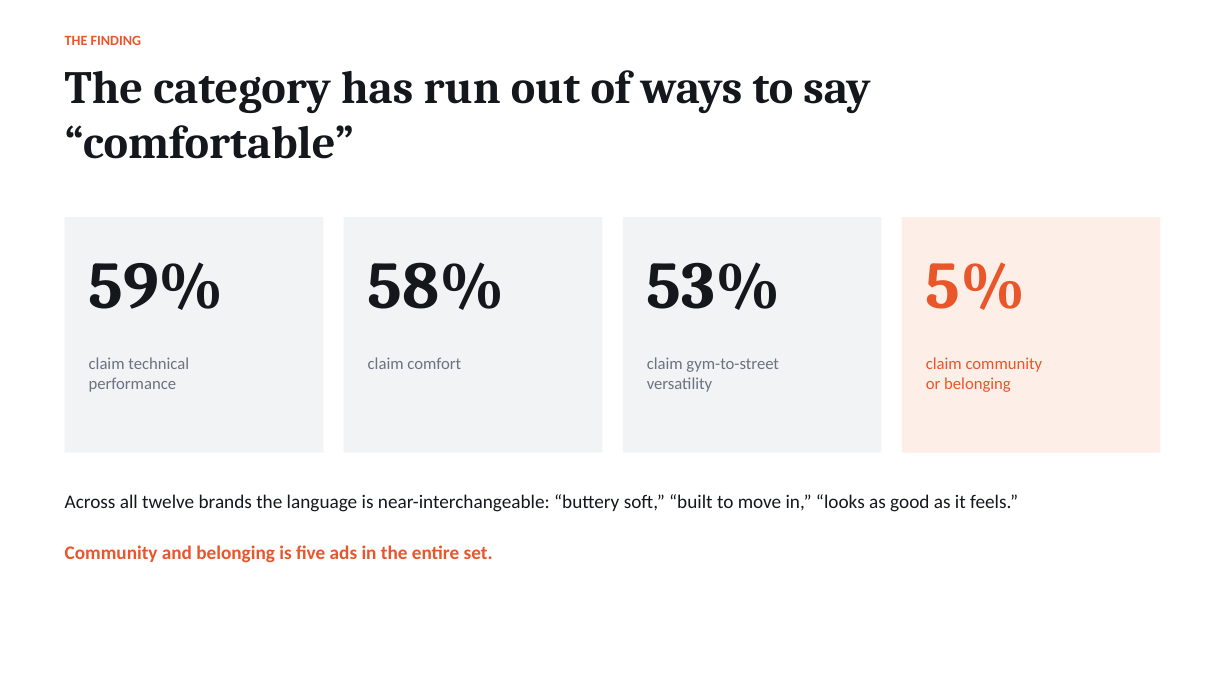
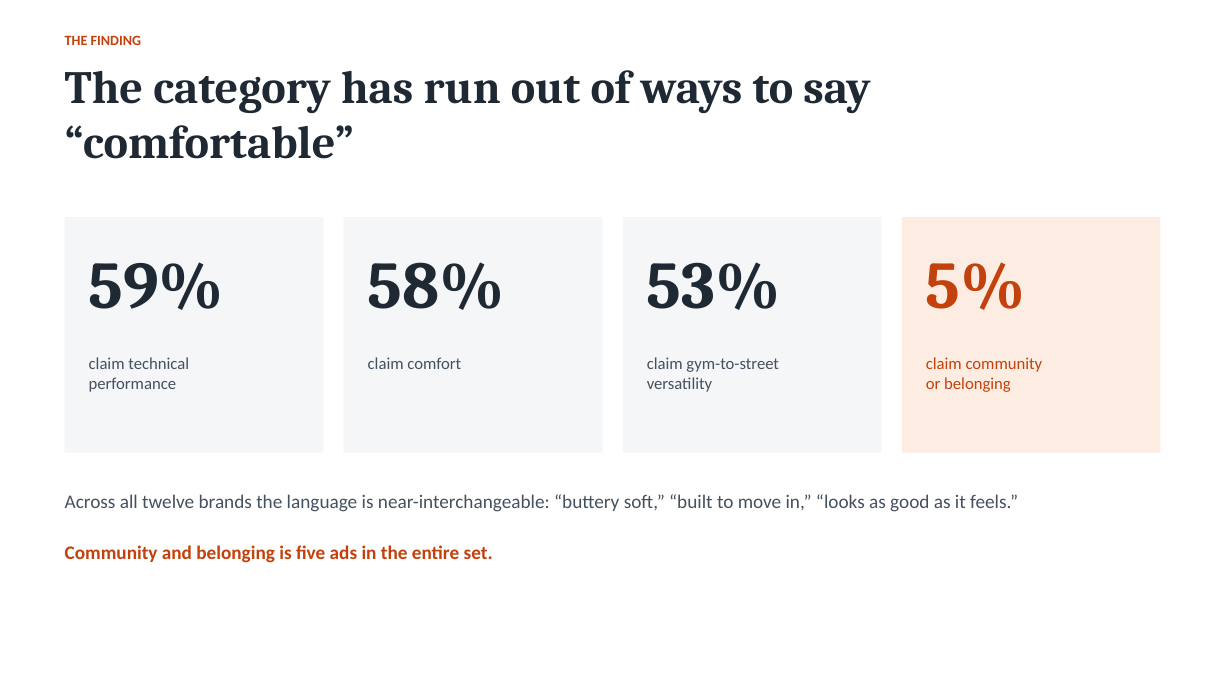
Before and after one commit to spdooley5949/Creative-Teardown-Marketing, a slide deck: slide 2 of output/Dooley_Creative_Teardown_Findings.pptx. Drawn at 1232x693 pixels with LibreOffice and Linux fonts; fonts in the diff are those of the drawing. Boxes give left, top, right and bottom in pixels: in the first picture for what was removed or moved away, otherwise in the second. Text is boxed around its words. In the diff, an @@ line names an element or a change of style, - is before the commit and + after.

```diff
--- a/output/Dooley_Creative_Teardown_Findings.pptx
+++ b/output/Dooley_Creative_Teardown_Findings.pptx
@@ fill #F2F3F5 to #F4F6F8 in 3 elements at box(65, 217, 323, 453), box(344, 217, 603, 453), box(623, 217, 882, 453) @@
@@ rectangle at box(902, 217, 1161, 453): fill #FDEEE8 to #FDECE2 @@
@@ text colour #14181C to #1F2933 in 4 elements at box(65, 70, 870, 159), box(89, 262, 224, 310), box(368, 262, 505, 310), box(647, 262, 781, 310) @@
@@ text colour #6B7280 to #44515F in 3 elements at box(89, 357, 189, 392), box(368, 357, 461, 369), box(647, 357, 779, 392) @@
@@ text "Across all twelve brands the ..." at box(65, 494, 1018, 512): text colour #14181C to #44515F @@
@@ text colour #E8562A to #C2410C in 4 elements at box(65, 35, 142, 45), box(926, 262, 1026, 310), box(926, 357, 1043, 392), box(65, 545, 493, 563) @@
```
Also in this commit, not shown: 8 other slides changed, 1 slide added, 1 other file.
